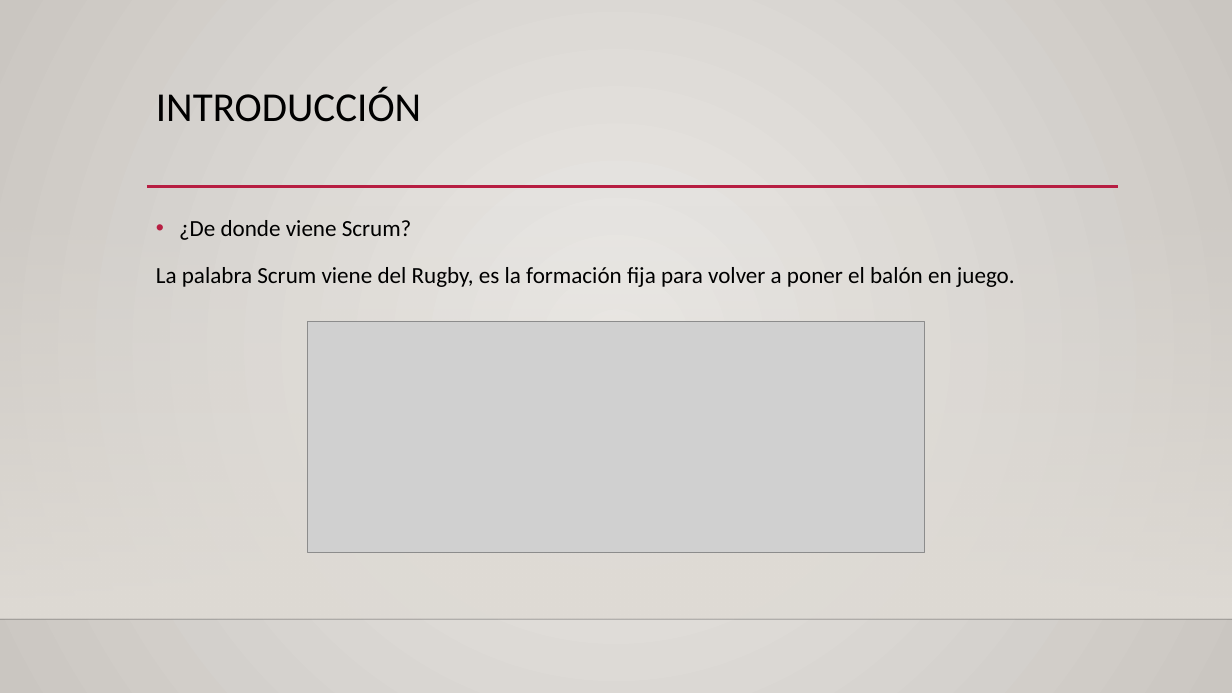
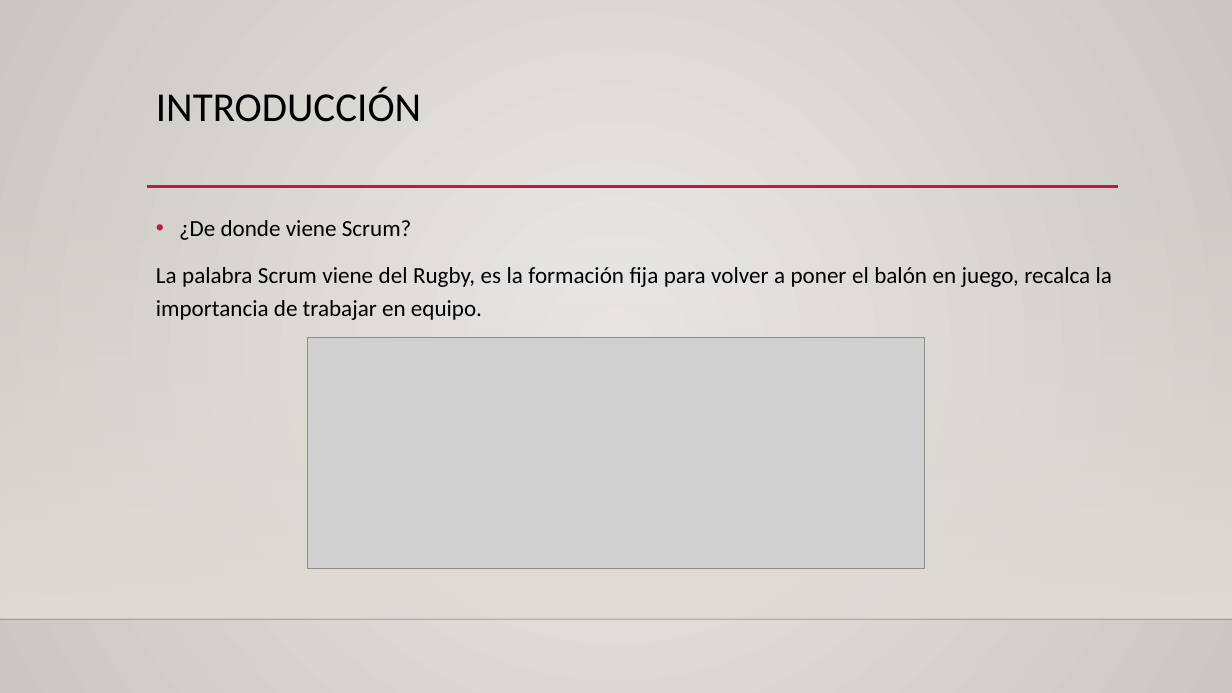
Before and after one commit to Kerjox/EDD_1h, a slide deck: slide 5 of Bloque_01-Rubrica_01/Metodología scrum.pptx. Drawn at 1232x693 pixels with LibreOffice and Linux fonts; fonts in the diff are those of the drawing; grey boxes stand for pictures; background and template pictures are left out. Boxes give left, top, right and bottom in pixels: in the first picture for what was removed or moved away, otherwise in the second. Text is boxed around its words. In the diff, an @@ line names an element or a change of style, - is before the commit and + after.

```diff
--- a/Bloque_01-Rubrica_01/Metodología scrum.pptx
+++ b/Bloque_01-Rubrica_01/Metodología scrum.pptx
@@ text at [156,267,1112,320]: text changed @@
-La palabra Scrum viene del Rugby, es la formación fija para volver a poner el balón en juego.
+La palabra Scrum viene del Rugby, es la formación fija para volver a poner el balón en juego, recalca la importancia de trabajar en equipo.
@@ picture: place and size @@
-picture at [308,322,924,553]
+picture at [308,337,924,568]
```
Also in this commit, not shown: 1 slide added.
